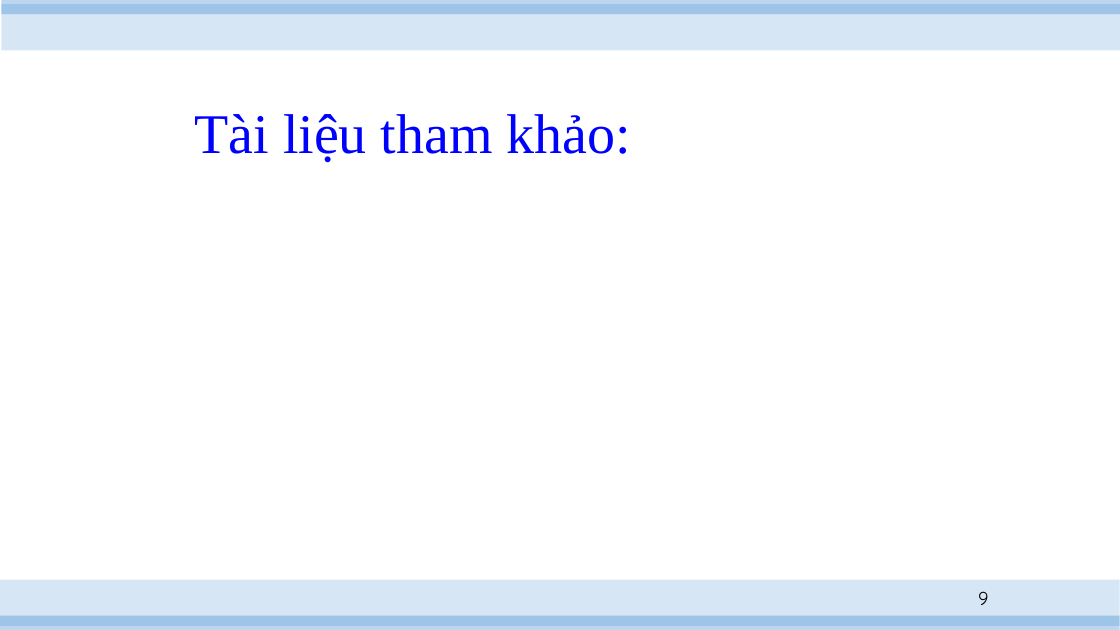
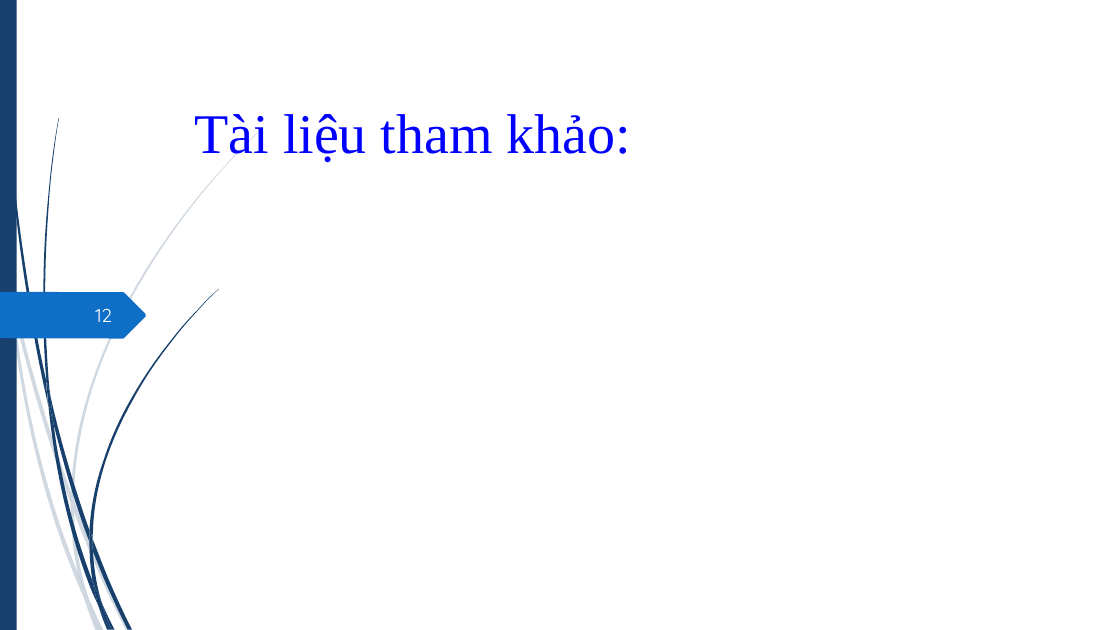
Before and after one commit to hvngoc/Presentation, a slide deck: slide 12 of slide 2.pptx (slide 9 before the commit). Drawn at 1120x630 pixels with LibreOffice and Linux fonts; fonts in the diff are those of the drawing. Boxes give left, top, right and bottom in pixels: in the first picture for what was removed or moved away, otherwise in the second. Text is boxed around its words. In the diff, an @@ line names an element or a change of style, - is before the commit and + after.

```diff
--- a/slide 2.pptx
+++ b/slide 2.pptx
@@ rectangle added at box(0, 0, 17, 630), fill #17406D @@
@@ rectangle removed at box(2, 4, 1120, 50) @@
@@ rectangle removed at box(2, 0, 1120, 14) @@
@@ freeform shape added at box(0, 292, 146, 339), fill #0F6FC6 @@
@@ page number added at box(95, 308, 112, 322), 16 pt, text #FEFFFF @@
+12
@@ rectangle removed at box(0, 580, 1120, 626) @@
@@ group added at box(0, 129, 262, 630): 10 freeform shapes @@
@@ group added at box(3, 0, 218, 630): 12 freeform shapes @@
@@ page number removed at box(978, 591, 988, 605) @@
-9
@@ rectangle removed at box(0, 616, 1120, 630) @@
```
Also in this commit, not shown: 9 other slides changed, 3 slides added.
